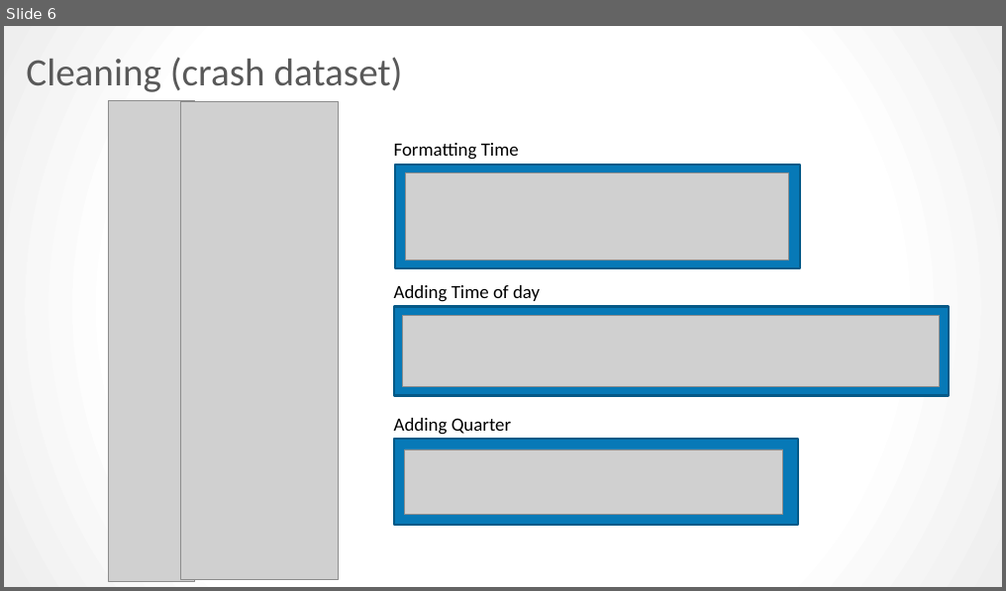
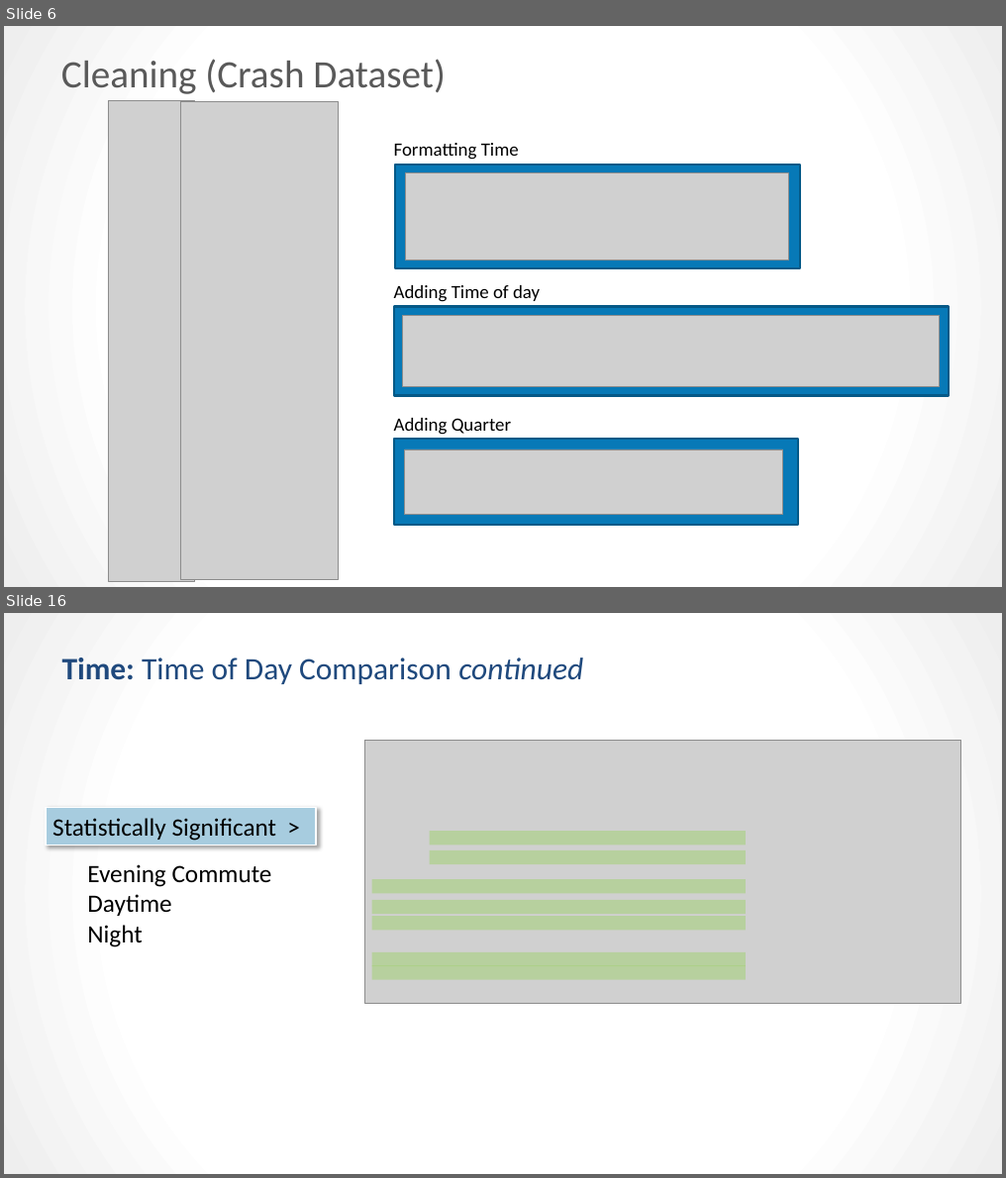
Before and after one commit to kpellas/Project_1, a slide deck: Project Presentation.pptx. Shown one above the other, each under a label of ours: slide 6 before the commit, slides 6 and 16 after it; the slides between them are not shown. The pictures are 1006x591 and 1006x1178 pixels, drawn with LibreOffice and Linux fonts; fonts in the diff are those of the drawing; grey boxes stand for pictures. Boxes give left, top, right and bottom in pixels: in the first picture for what was removed or moved away, otherwise in the second. Text is boxed around its words. In the diff, an @@ line names an element or a change of style, - is before the commit and + after.

```diff
--- a/Project Presentation.pptx
+++ b/Project Presentation.pptx
@@ slide 16 added at (4, 613, 1002, 1174), background gradient #FFFFFF to #EEEEEE @@
@@ text added at (62, 658, 583, 684), 30 pt, text #1F497D @@
+Time: Time of Day Comparison continued
@@ picture added at (364, 740, 960, 1003) @@
@@ rectangle added at (46, 808, 316, 845), fill #A7CCDF, outline #FFFFFF 1.5 pt, 24 pt, text #000000 @@
+Statistically Significant >
@@ rectangle added at (430, 831, 746, 845), fill #92D050 at 39% opacity @@
@@ text added at (87, 864, 272, 948), 24 pt, text #000000 @@
+Evening Commute
+Daytime
+Night
@@ rectangle added at (371, 879, 746, 894), fill #92D050 at 39% opacity @@
@@ rectangle added at (430, 851, 746, 864), fill #92D050 at 39% opacity @@
@@ rectangle added at (371, 900, 746, 914), fill #92D050 at 39% opacity @@
@@ rectangle added at (371, 916, 746, 931), fill #92D050 at 39% opacity @@
@@ rectangle added at (371, 953, 746, 967), fill #92D050 at 39% opacity @@
@@ rectangle added at (371, 965, 746, 980), fill #92D050 at 39% opacity @@
@@ slide 6 changed as well @@
@@ title at (61, 59, 445, 94): text changed @@
-Cleaning (crash dataset)
+Cleaning (Crash Dataset)
```
Also in this commit, not shown: 4 other slides changed, 22 other slides added, 9 slides removed.
